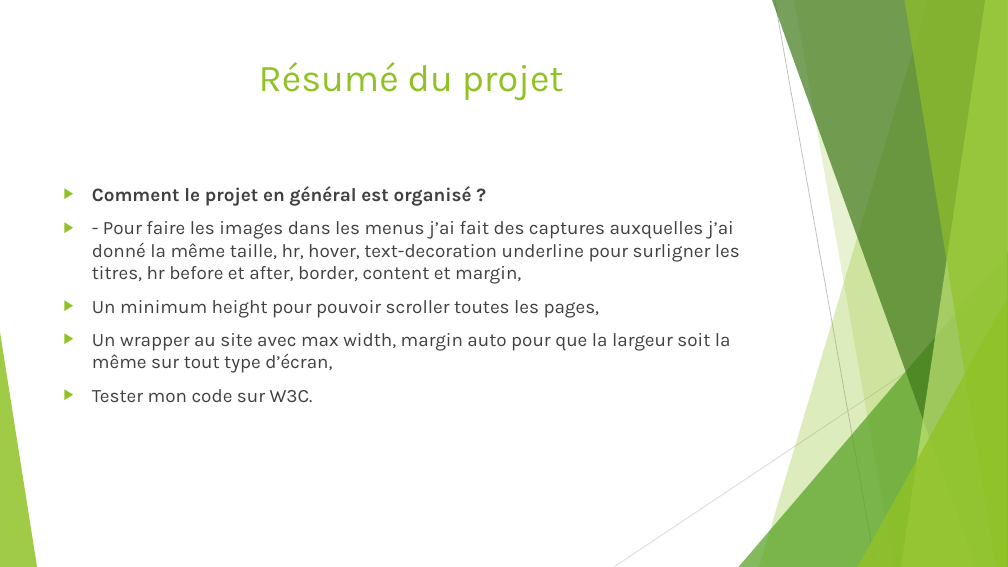
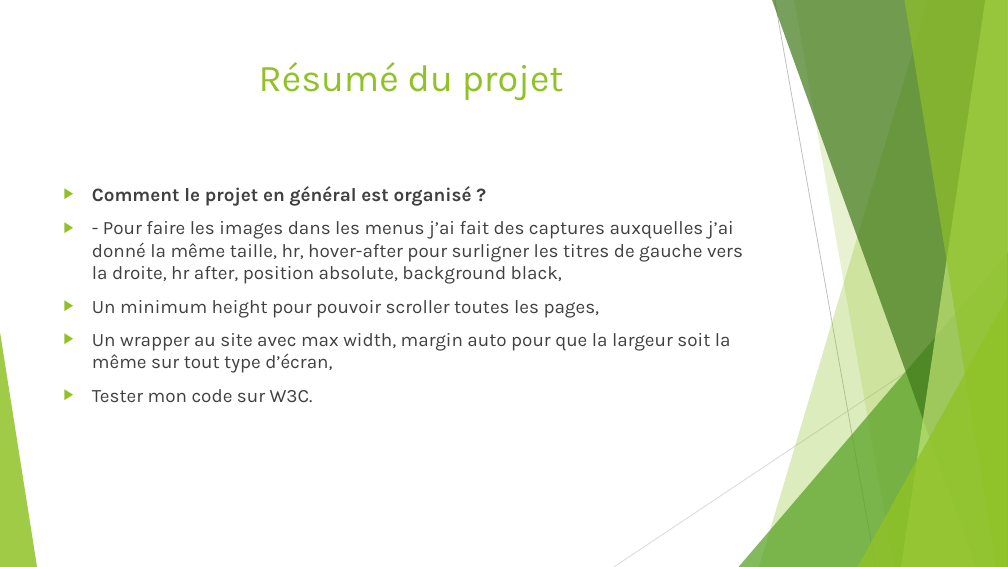
Before and after one commit to SOW-tech/projet3, a slide deck: slide 10 of Présentation Projet3.pptx. Drawn at 1008x567 pixels with LibreOffice and Linux fonts; fonts in the diff are those of the drawing. Boxes give left, top, right and bottom in pixels: in the first picture for what was removed or moved away, otherwise in the second. Text is boxed around its words. In the diff, an @@ line names an element or a change of style, - is before the commit and + after.

```diff
--- a/Présentation Projet3.pptx
+++ b/Présentation Projet3.pptx
@@ text at (x1=92, y1=221, x2=743, y2=284): text changed @@
-▶ - Pour faire les images dans les menus j’ai fait des captures auxquelles j’ai donné la même taille, hr, hover, text-decoration underline pour surligner les titres, hr before et after, border, content et margin,
+▶ - Pour faire les images dans les menus j’ai fait des captures auxquelles j’ai donné la même taille, hr, hover-after pour surligner les titres de gauche vers la droite, hr after, position absolute, background black,
```
Also in this commit, not shown: 1 other slide changed, 4 other files.
